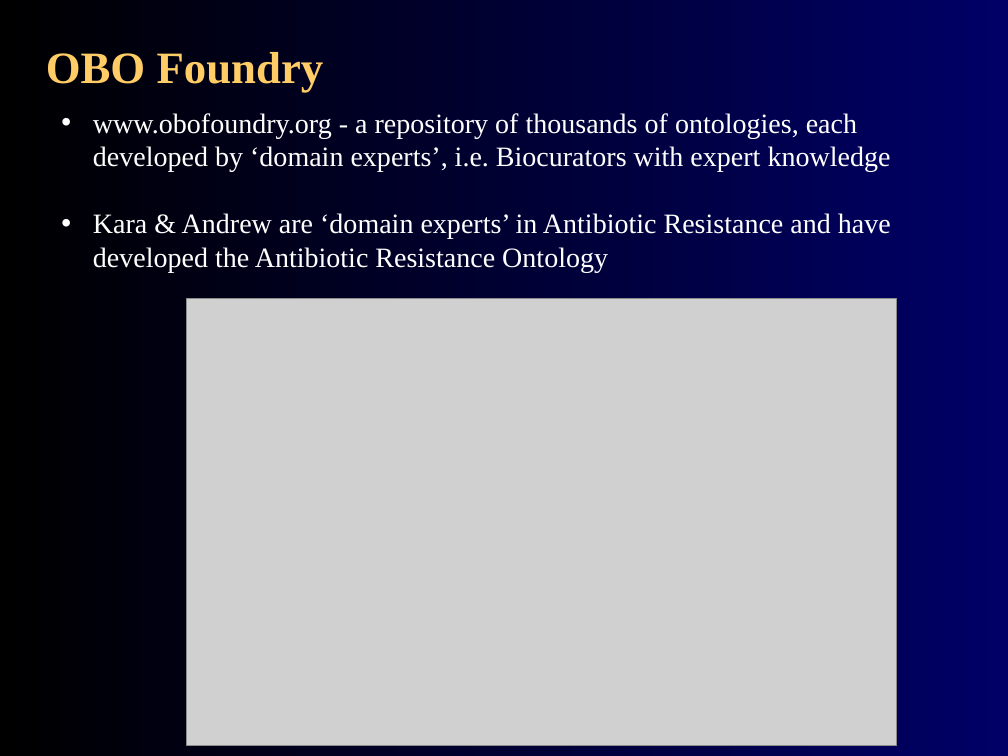
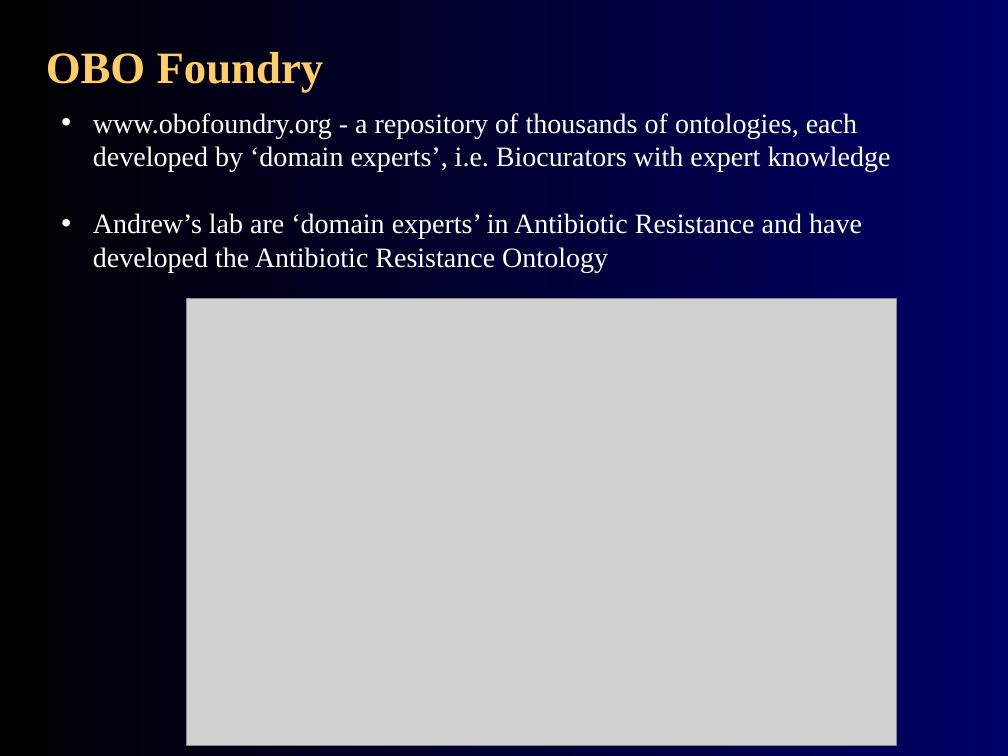
Before and after one commit to agmcarthur/Biochem-3BP3, a slide deck: slide 12 of Lectures/Lecture 4 - Beyond the Gene.pptx. Drawn at 1008x756 pixels with LibreOffice and Linux fonts; fonts in the diff are those of the drawing; grey boxes stand for pictures. Boxes give left, top, right and bottom in pixels: in the first picture for what was removed or moved away, otherwise in the second. Text is boxed around its words. In the diff, an @@ line names an element or a change of style, - is before the commit and + after.

Commit message:
update lecture 4

```diff
--- a/Lectures/Lecture 4 - Beyond the Gene.pptx
+++ b/Lectures/Lecture 4 - Beyond the Gene.pptx
@@ text at [93,213,862,273]: text changed @@
-• Kara & Andrew are ‘domain experts’ in Antibiotic Resistance and have developed the Antibiotic Resistance Ontology
+• Andrew’s lab are ‘domain experts’ in Antibiotic Resistance and have developed the Antibiotic Resistance Ontology
```
